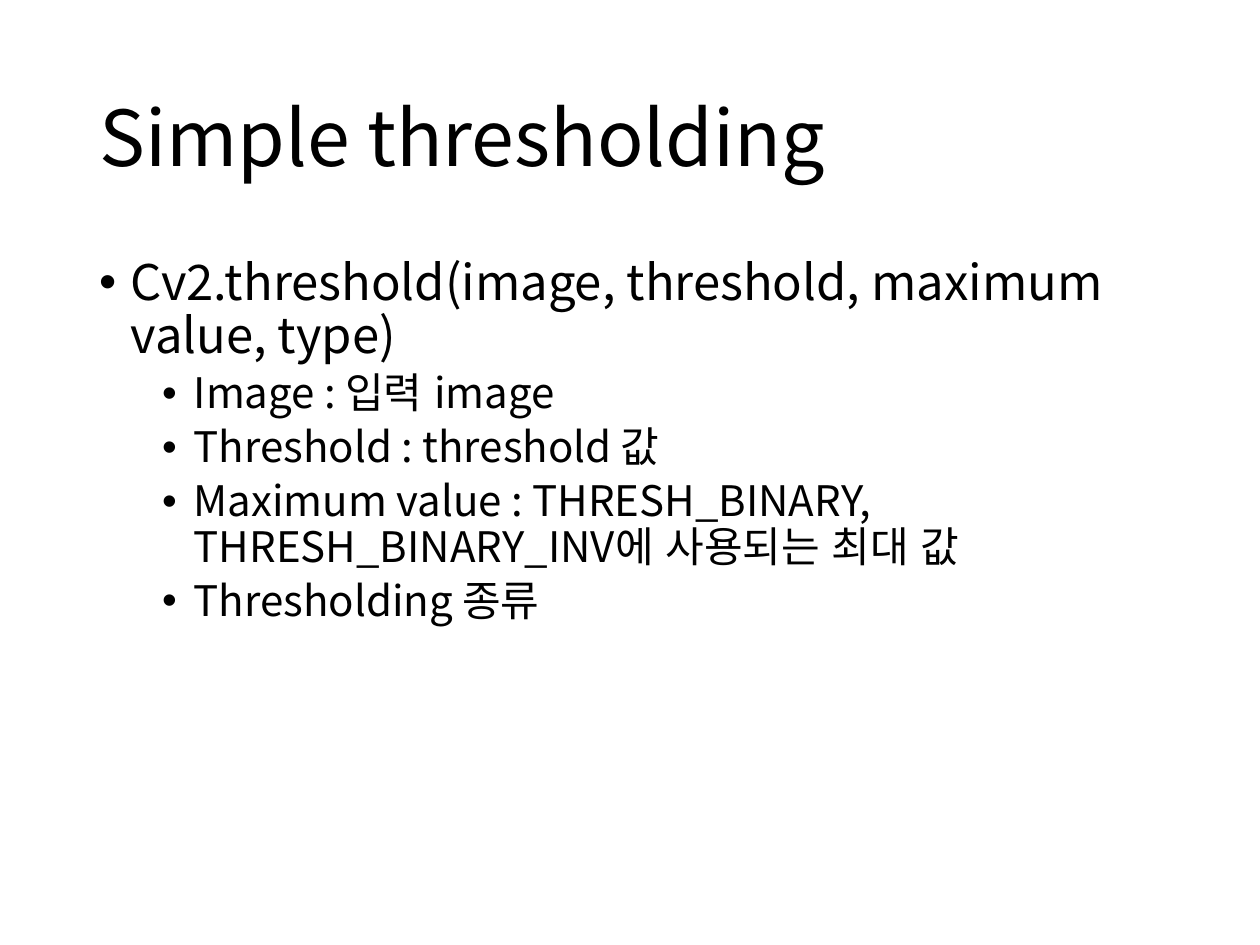
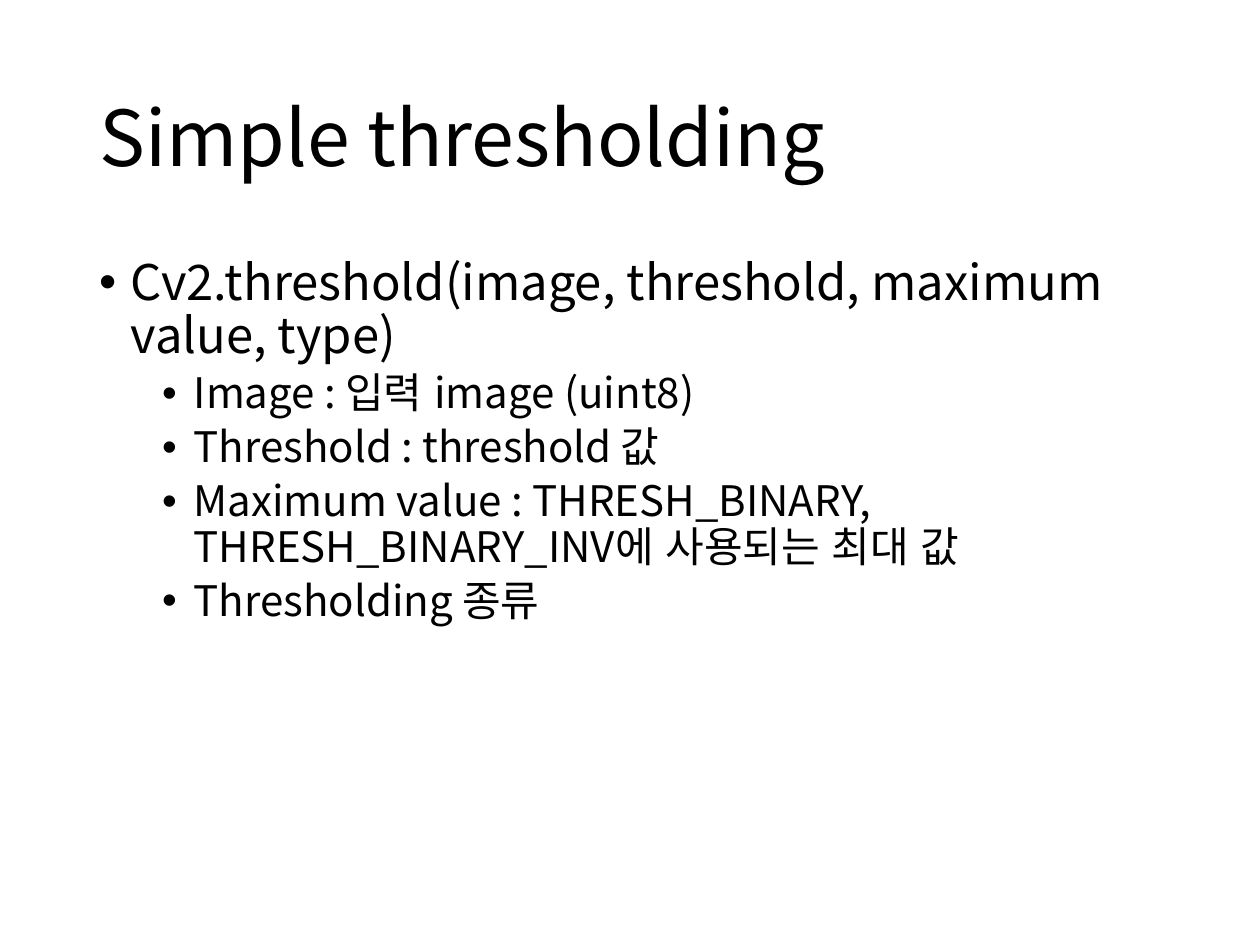
Before and after one commit to boy1089/MyProject, a slide deck: slide 4 of thresholding.pptx. Drawn at 1260x945 pixels with LibreOffice and Linux fonts; fonts in the diff are those of the drawing. Boxes give left, top, right and bottom in pixels: in the first picture for what was removed or moved away, otherwise in the second. Text is boxed around its words. In the diff, an @@ line names an element or a change of style, - is before the commit and + after.

```diff
--- a/thresholding.pptx
+++ b/thresholding.pptx
@@ text at bbox=[194, 373, 694, 419]: text changed @@
-  • Image : 입력 image
+  • Image : 입력 image (uint8)
```
Also in this commit, not shown: 7 other slides changed, 9 slides added, 2 slides removed.
